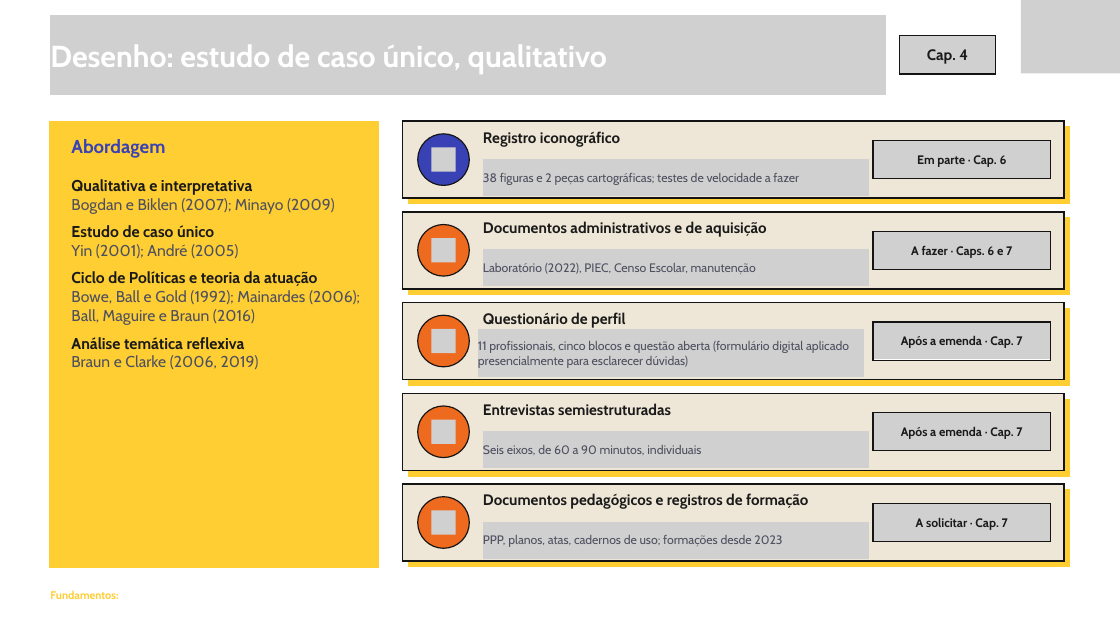
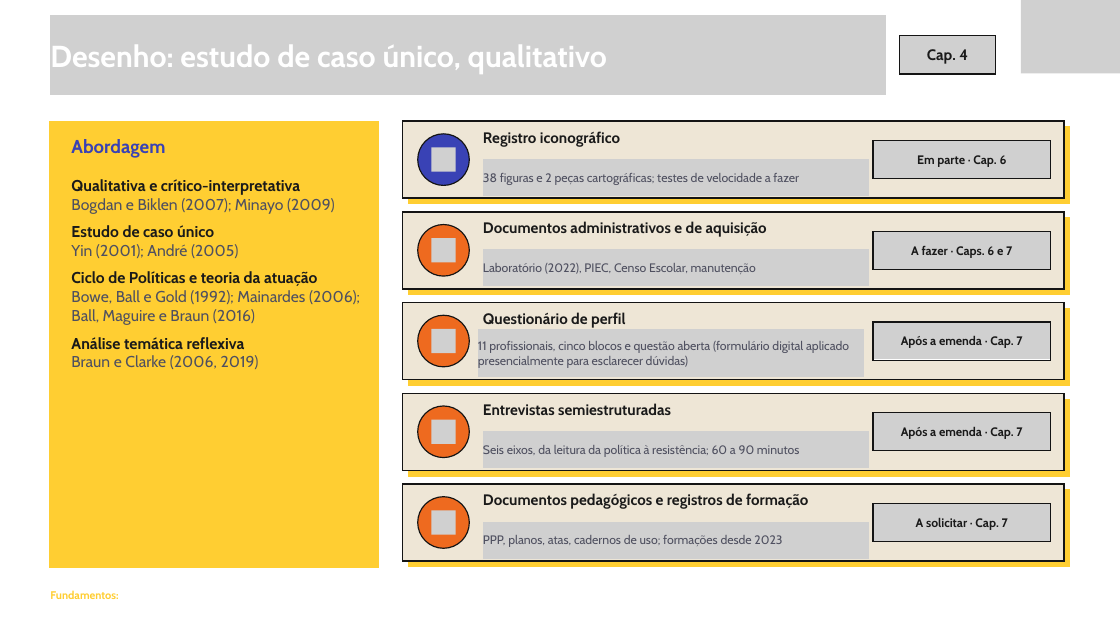
Before and after one commit to yzynya-beep/Tese, a slide deck: slide 11 of apresentacao_qualificacao/Seminario_qualificacao_20_slides_novo_projeto.pptx. Drawn at 1120x630 pixels with LibreOffice and Linux fonts; fonts in the diff are those of the drawing; grey boxes stand for pictures; background and template pictures are left out. Boxes give left, top, right and bottom in pixels: in the first picture for what was removed or moved away, otherwise in the second. Text is boxed around its words. In the diff, an @@ line names an element or a change of style, - is before the commit and + after.

```diff
--- a/apresentacao_qualificacao/Seminario_qualificacao_20_slides_novo_projeto.pptx
+++ b/apresentacao_qualificacao/Seminario_qualificacao_20_slides_novo_projeto.pptx
@@ text at bbox=[71, 179, 300, 195]: text changed @@
-Qualitativa e interpretativa
+Qualitativa e crítico-interpretativa
@@ text at bbox=[483, 445, 799, 457]: text changed @@
-Seis eixos, de 60 a 90 minutos, individuais
+Seis eixos, da leitura da política à resistência; 60 a 90 minutos
```
Also in this commit, not shown: 10 other slides changed.
